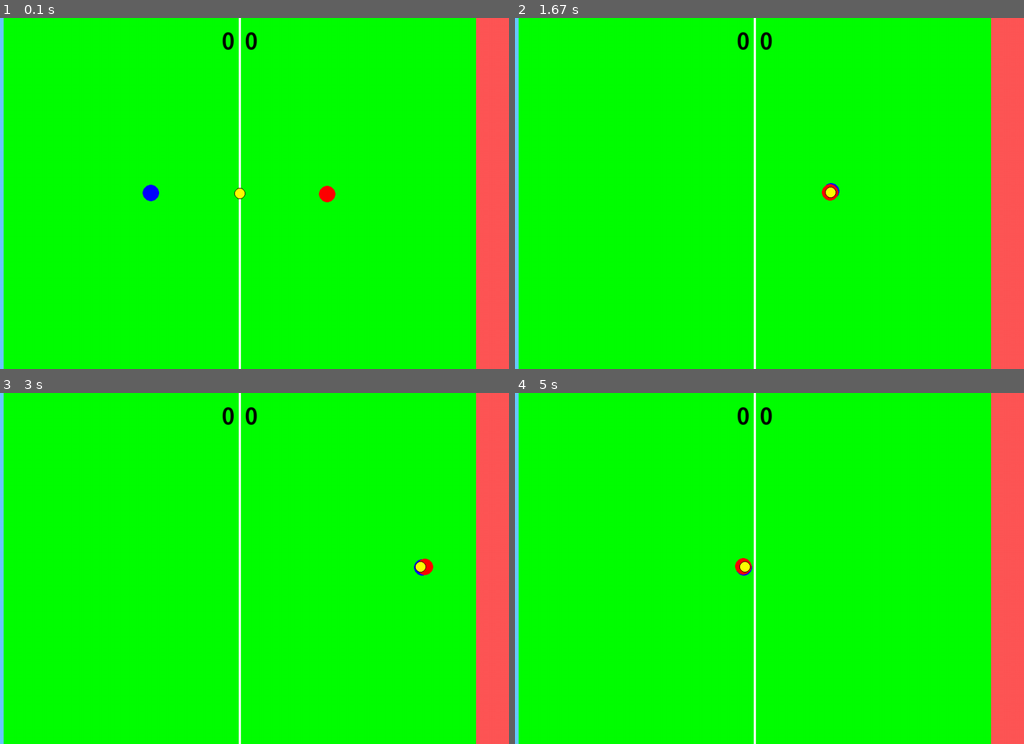
Above: before the commit, frames 1-4 (two rows, left to right).
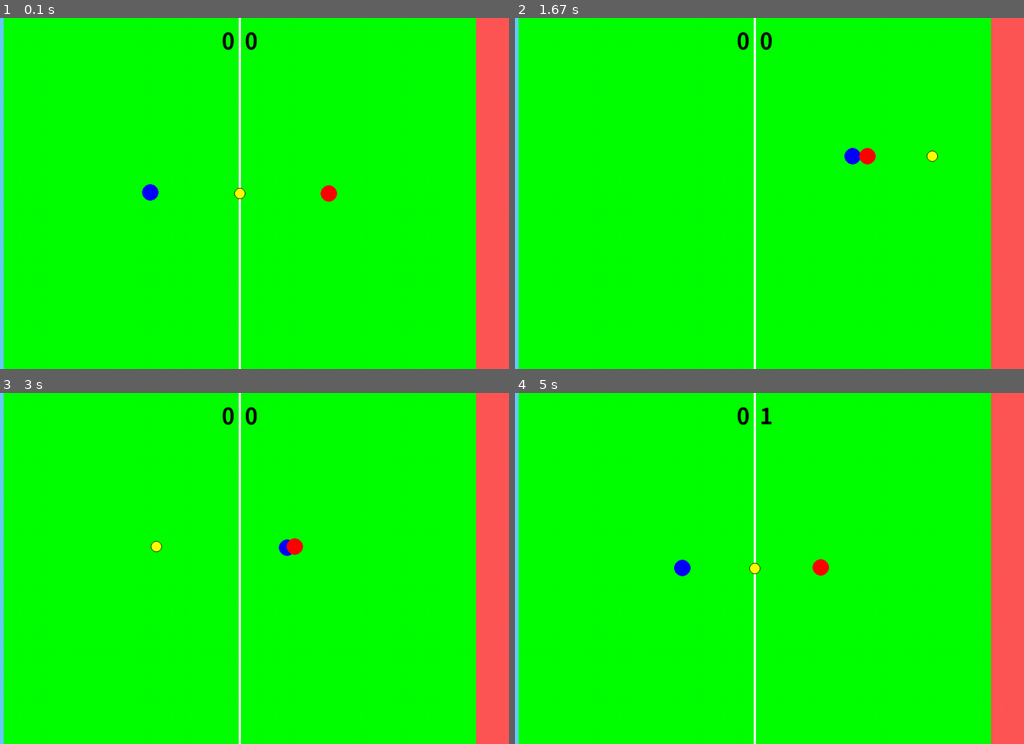
Above: after the commit, the same moments.

Repository: RL-RedLeaf/DiscUI
Game: pygame game, started from PlayerAgents.py
Same seed, same stepped clock (60 frames per second), same inputs: the game is played once before the commit and once after it.
Inputs:
- Up to frame 1 (0.1 s): no input
- Up to frame 2 (1.67 s): no input
- Up to frame 3 (3 s): no input
- Up to frame 4 (5 s): no input

The runs differ from the first frame. In frame 1, less than 0.1% of the frame differs, in the area x 27-67%, y 47-53%; in frame 2, 0.4%; in frame 3, 0.4%; in frame 4, 0.5%, in the area x 31-62%, y 3-53%.

Commit message:
更丰富的智能体内容
现在我们的智能体支持接入事件总线系统力

Diff:
--- a/DiscUI.py
+++ b/DiscUI.py
@@ -230,7 +230,7 @@
 
 
 class Team:                             #队伍类，与队员和游戏主进程交互
-    def __init__(self,team_id,event_bus,agent=None,player_agent=None):
+    def __init__(self,team_id,event_bus,agent,player_agent):
         self.player_list=[]
         self.team_id=team_id
         self.event_bus=event_bus
@@ -238,9 +238,12 @@
         self.event_bus.subscribe(GameState,self.mainloop)
         self.event_bus.subscribe(ResetEvent,self.reset)
         self.running=True
-        self.mode=0 #策略模式，0为进攻，1为防守
+        self.mode=0 #策略模式
         self.agent=agent
+        self.agent.team = self
+        self.agent.event_bus = self.event_bus
         self.player_agent=player_agent
+
 
     def reset(self,event):
         self.mode=0 #重置策略模式
@@ -258,8 +261,11 @@
             self.new_player = Player(i,self.team_id,pos_list[i],self.event_bus,self,self.player_agent[i])
             self.player_agent[i].player = self.new_player
             self.player_agent[i].event_bus = self.event_bus
+            self.player_agent[i].init()#玩家智能体初始化
             self.player_list.append(self.new_player)
+        self.agent.init()#队伍智能体初始化
         self.event_bus.publish(TeamStateEvent(self,self))
+
 
 
     def mainloop(self,event):                 #团队主进程，包括更新队伍状态，进行计算/决策等
@@ -502,13 +508,19 @@
         self.player = None
         self.memory = {}
 
+    def init(self):
+        pass
+
+
     def inform(self,gamestate):
         self.disc = gamestate.disc
+        self.event_bus = self.player.event_bus
         self.information ={
-            'my_position': self.player.pos,
+            'my_position': self.player.pos.copy(),
             'my_team_id': self.player.team_id,
             'my_id': self.player.id,
             'my_memory':self.memory,
+            'hold_disc': False if self.player.hold_disc is None else True,
             'disc': {
                 'position': gamestate.disc.pos,
                 'state': gamestate.disc.state,
@@ -529,7 +541,8 @@
                           else (gamestate.screen.get_width()-60, 0, 60, gamestate.screen.get_height()),
                 'opponent_zone': (gamestate.screen.get_width()-60, 0, 60, gamestate.screen.get_height()) if self.player.team_id == 1
                                 else (0, 0, 60, gamestate.screen.get_height())
-            }
+            },
+            'score': gamestate.score.copy()
         }
 
     def agent(self):
@@ -548,16 +561,47 @@
             self.player.throw(self.disc,self.action['throw'])
         if 'memory_update' in self.action:
             self.memory = self.action['memory_update']
-        pass
+
+
 
 class TeamAgentBase:
     def __init__(self):
         self.agent_func = None
         self.event_bus = None
+        self.team = None
         self.memory = {}
 
+    def init(self):
+        pass
+
     def inform(self,gamestate):
-        pass
+        self.disc = gamestate.disc
+        self.event_bus = self.team.event_bus
+        self.information ={
+            'my_team_id': self.team.team_id,
+            'my_memory':self.memory,
+            'disc': {
+                'position': gamestate.disc.pos,
+                'state': gamestate.disc.state,
+                'holder': gamestate.disc.holder,
+                'height': gamestate.disc.height,
+            },
+            'teammates': [
+                {'position': p.pos, 'id': p.id}
+                for p in gamestate.teams[self.team.team_id].player_list
+            ],
+            'opponents': [
+                {'position': p.pos, 'id': p.id}
+                for p in gamestate.teams[1 - self.team.team_id].player_list  # 1-team_id得到对手队伍ID
+            ],
+            'score_zones': {
+                'my_zone': (0, 0, 60, gamestate.screen.get_height()) if self.team.team_id == 1
+                          else (gamestate.screen.get_width()-60, 0, 60, gamestate.screen.get_height()),
+                'opponent_zone': (gamestate.screen.get_width()-60, 0, 60, gamestate.screen.get_height()) if self.team.team_id == 1
+                                else (0, 0, 60, gamestate.screen.get_height())
+            },
+            'score': gamestate.score.copy()
+        }
 
     def agent(self):
         pass
--- a/PlayerAgents.py
+++ b/PlayerAgents.py
@@ -1,39 +1,48 @@
-from DiscUI import PlayerAgentBase
+from DiscUI import PlayerAgentBase,TeamAgentBase,ResetEvent
 import random
 
+
+
 class SimpleAgent(PlayerAgentBase):
+    '''一个非常简单的Agent示例,它会一直向飞盘移动,如果持有飞盘则向对方投掷'''
     def __init__(self):
         super().__init__()
 
+    def init(self):
+        self.event_bus.subscribe(ResetEvent, self.on_reset)  # 订阅重置事件
+
     def agent_func(self):
         """
-        这是Agent的核心函数，必须返回一个动作字典
+        这是Agent的核心函数,必须返回一个动作字典
         """
         # 获取飞盘位置
         action = {}
         disc_pos = self.information['disc']['position']
-        tgt_pos = [self.player.pos[0], self.player.pos[1]]  # 初始化目标位置
-        if random.random()<0:
-            tgt_pos[0]+=random.randint(-1,1)
-            tgt_pos[1]+=random.randint(-1,1)
+        tgt_pos = self.information['my_position'] # 初始化目标位置
+        if random.random()<0.1:
+            pass  # 10%的概率不动
         else:
             for i in range(len(tgt_pos)):
                 if tgt_pos[i]<disc_pos[i]:
                     tgt_pos[i]+=1
                 elif tgt_pos[i]>disc_pos[i]:
                     tgt_pos[i]-=1
-        if self.player.hold_disc:
+        if self.information['hold_disc']:
             # 如果持有飞盘，尝试向对方投掷
-            power = [120,0,6] if self.player.team_id==0 else [-120,0,6]  # 向对方投掷
+            power = [200,random.randrange(-100,100),6] if self.information['my_team_id']==0 else [-200,random.randrange(-100,100),6]  # 向对方投掷
             action['throw'] = power
         else:
             action['catch'] = True
         # 简单策略：总是向飞盘移动
         action['move'] = tgt_pos  # 移动到飞盘位置
-
         return action
 
-# 测试你的Agent
+    def on_reset(self, event):
+        # 在游戏重置时清空记忆
+        self.action['memory_update'] = {}
+        print(f"Agent {self.player} has been reset. Memory cleared.")
+
+
 if __name__ == "__main__":
     from DiscUI import game, NoTeamAgent
 
Not shown, changed: README.md
Not shown, changed: AGENT_DEVELOPMENT_GUIDE.md
